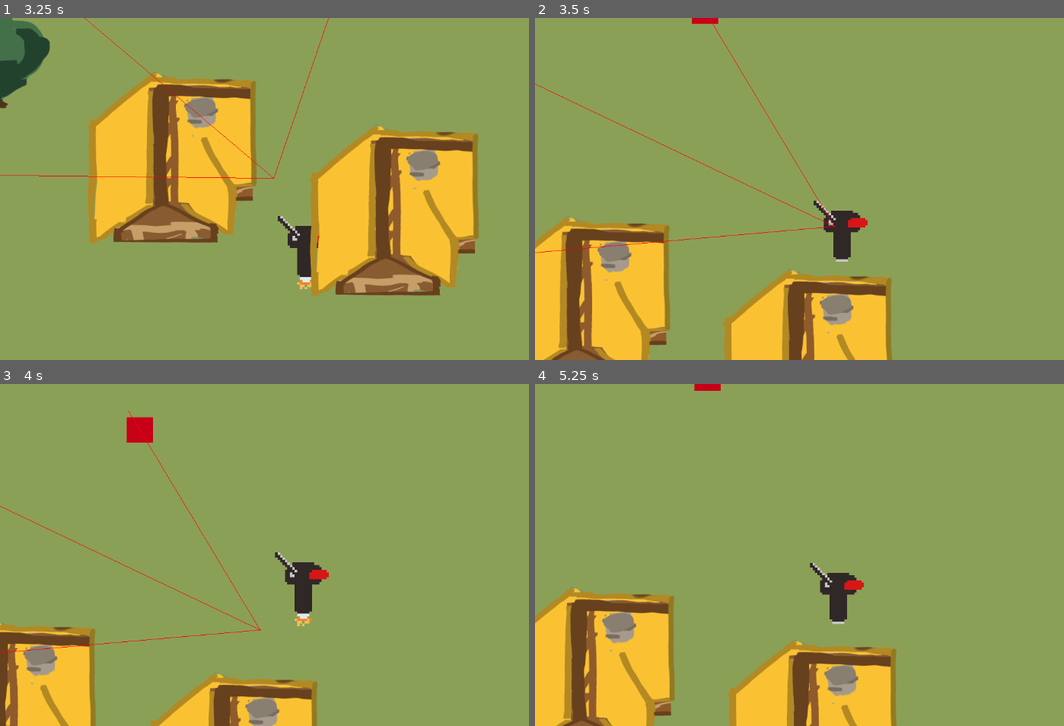
Above: before the commit, frames 1-4 (two rows, left to right).
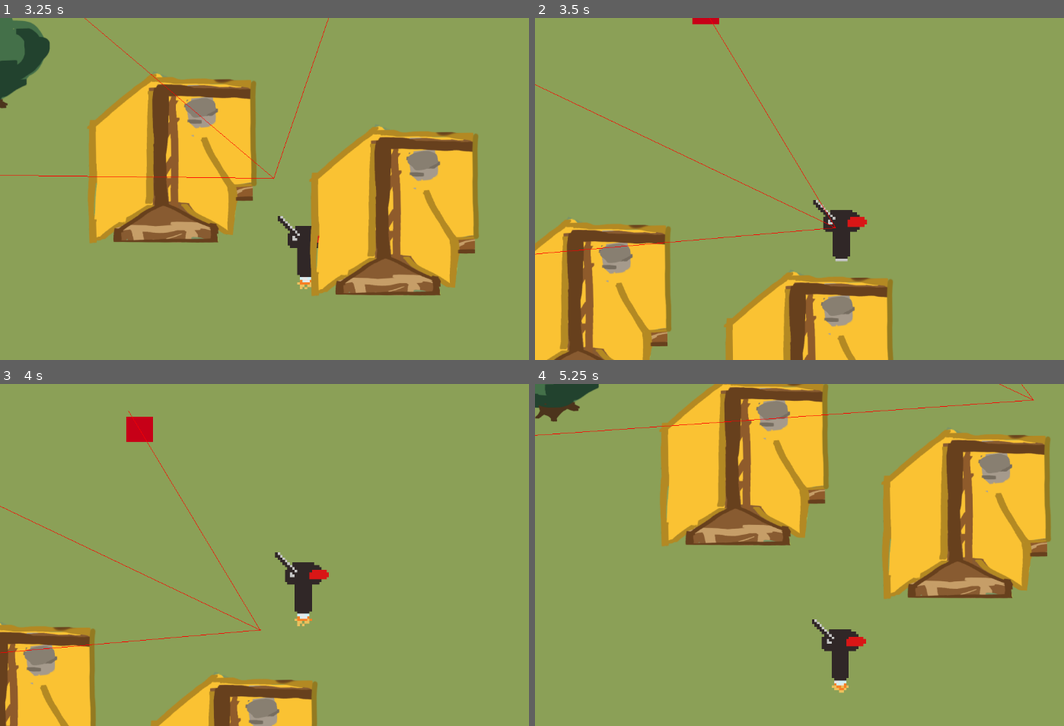
Above: after the commit, the same moments.

Repository: sophieTheProgrammer/queblejam
Game: Godot game, scene res://scenes/level_1.tscn
Same seed, same stepped clock (60 frames per second), same inputs: the game is played once before the commit and once after it. This scene is started directly instead of the project's main scene.
Inputs:
- Up to frame 1 (3.25 s): hold Right (Right) 0.53-2.03 s; tap Space (Jump) at 0.77, 1.52, 3.02 s; hold Left (Left) 2.03-2.78 s; hold Right (Right) from 2.78 s (still down)
- Up to frame 2 (3.5 s): keep holding Right (Right)
- Up to frame 3 (4 s): keep holding Right (Right); tap Space (Jump) at 3.77 s
- Up to frame 4 (5.25 s): release Right (Right) at 4.28 s; hold Left (Left) 4.28-5.03 s; tap Space (Jump) at 4.52 s; hold Right (Right) from 5.03 s (still down)

Frame 1 is identical in both runs. In frame 2, 3.5% of the frame differs, in the area x 0-68%, y 0-100%; in frame 3, less than 0.1%; in frame 4, 46%, in the area x 0-98%, y 0-100%.

Commit message:
error call deffered solved

Diff:
--- a/scenes/level_1.tscn
+++ b/scenes/level_1.tscn
@@ -49,7 +49,7 @@
 shape = SubResource("WorldBoundaryShape2D_15mv3")
 
 [node name="Death" parent="StaticBody2D" unique_id=1216396373 instance=ExtResource("3_fcfvj")]
-position = Vector2(2611, -40)
+position = Vector2(3347, 52)
 scale = Vector2(21.83, 1)
 
 [node name="Tree" type="Node" parent="." unique_id=957508679]
--- a/scripts/death.gd
+++ b/scripts/death.gd
@@ -1,5 +1,5 @@
 extends Area2D
 
-func _on_area_entered(area: Area2D) -> void:
+func _on_area_entered(_area: Area2D) -> void:
 	if !Global.debug:
 		get_tree().reload_current_scene()
--- a/scripts/game_manager.gd
+++ b/scripts/game_manager.gd
@@ -5,5 +5,5 @@
 func _ready() -> void:
 	pass
 # Called every frame. 'delta' is the elapsed time since the previous frame.
-func _process(delta: float) -> void:
+func _process(_delta: float) -> void:
 	pass
--- a/scripts/global.gd
+++ b/scripts/global.gd
@@ -7,4 +7,5 @@
 const START = preload("res://scenes/start.tscn")
 const LEVELS = [LEVEL_0, LEVEL_1, LEVEL_2]
 func load_scene(scene:int):
-	get_tree().change_scene_to_packed(LEVELS[scene])
+	#get_tree().change_scene_to_packed(LEVELS[scene])
+	get_tree().call_deferred("change_scene_to_packed", LEVELS[scene])
--- a/scripts/player.gd
+++ b/scripts/player.gd
@@ -79,5 +79,5 @@
 	coyote = false
 
 
-func _on_death_area_entered(area: Area2D) -> void:
+func _on_death_area_entered(_area: Area2D) -> void:
 	get_tree().reload_current_scene()
--- a/scripts/portal.gd
+++ b/scripts/portal.gd
@@ -7,8 +7,8 @@
 
 
 # Called every frame. 'delta' is the elapsed time since the previous frame.
-func _process(delta: float) -> void:
+func _process(_delta: float) -> void:
 	pass
 
-func _on_area_2d_area_entered(area: Area2D) -> void:
+func _on_area_2d_area_entered(_area: Area2D) -> void:
 	Global.load_scene(DESTINATION)
--- a/scripts/start.gd
+++ b/scripts/start.gd
@@ -6,7 +6,7 @@
 
 
 # Called every frame. 'delta' is the elapsed time since the previous frame.
-func _process(delta: float) -> void:
+func _process(_delta: float) -> void:
 	pass
 
 
--- a/scripts/tree.gd
+++ b/scripts/tree.gd
@@ -41,7 +41,7 @@
 			area.monitoring = true
 			speed = 700
 			tree_alive = false
-func _on_area_2d_area_entered(area: Area2D) -> void:
+func _on_area_2d_area_entered(_area: Area2D) -> void:
 	if death_timer.is_stopped():
 		death_timer.start(TIME_TILL_DEATH)
 		respawn_timer.start(TIME_TILL_ALIVE)
